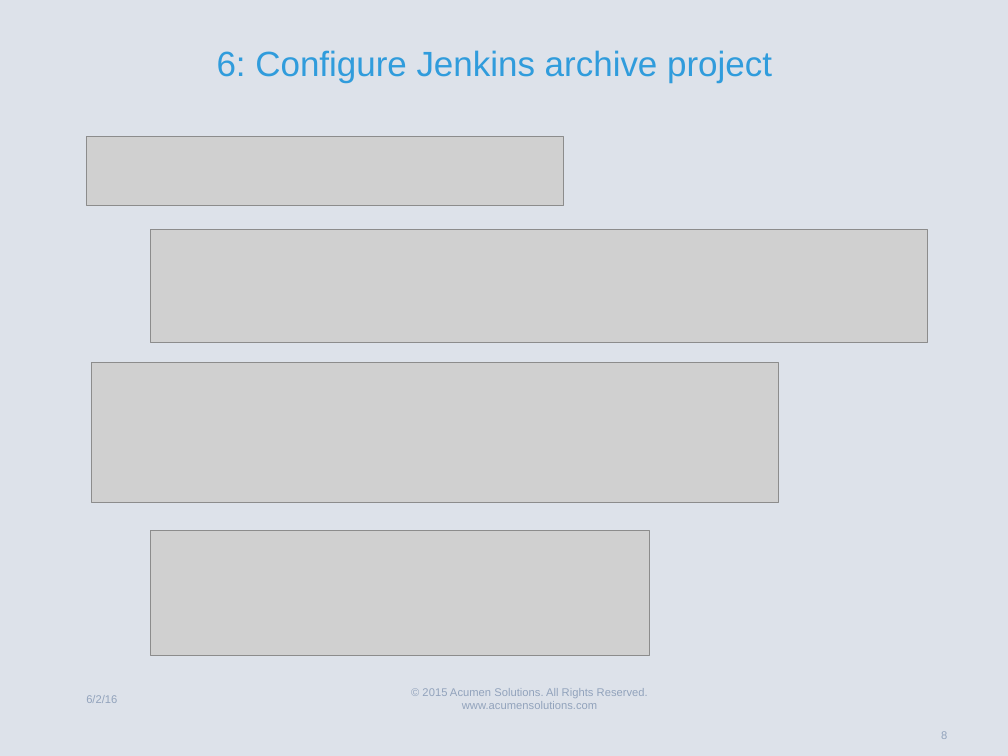
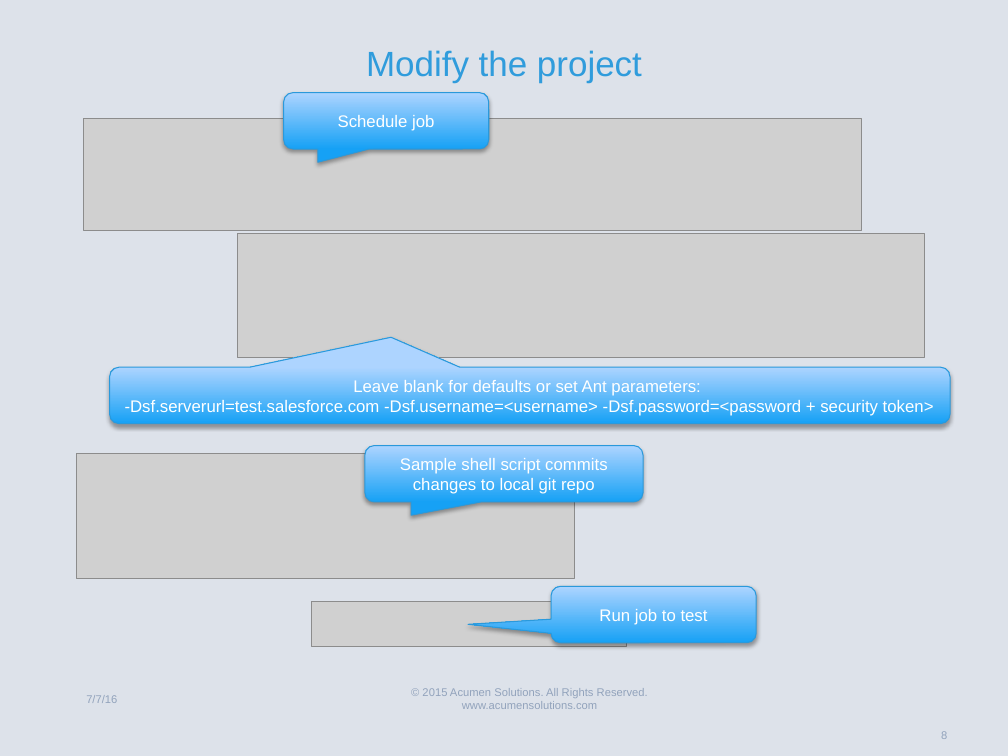
Before and after one commit to gary-hamilton/SalesforceDevTrackingExample, a slide deck: slide 8 of SalesforceDevTrackingExample.pptx. Drawn at 1008x756 pixels with LibreOffice and Linux fonts; fonts in the diff are those of the drawing; grey boxes stand for pictures. Boxes give left, top, right and bottom in pixels: in the first picture for what was removed or moved away, otherwise in the second. Text is boxed around its words. In the diff, an @@ line names an element or a change of style, - is before the commit and + after.

```diff
--- a/SalesforceDevTrackingExample.pptx
+++ b/SalesforceDevTrackingExample.pptx
@@ title at bbox=[366, 50, 642, 83]: text changed @@
-6: Configure Jenkins archive project
+Modify the project
@@ picture: place and size @@
-picture at bbox=[150, 230, 927, 343]
+picture at bbox=[84, 118, 861, 231]
@@ rounded speech box added at bbox=[283, 93, 488, 149], fill gradient #16A3F6 to #AED4FF, outline #2B9ADB 0.75 pt, 12 pt, text #FFFFFF @@
+Schedule job
@@ picture removed at bbox=[87, 137, 564, 207] @@
@@ picture added at bbox=[238, 234, 924, 358] @@
@@ picture removed at bbox=[92, 363, 778, 503] @@
@@ rounded speech box added at bbox=[110, 367, 951, 423], fill gradient #16A3F6 to #AED4FF, outline #2B9ADB 0.75 pt, 12 pt, text #FFFFFF @@
+Leave blank for defaults or set Ant parameters:
+-Dsf.serverurl=test.salesforce.com -Dsf.username=<username> -Dsf.password=<password + security token>
@@ rounded speech box added at bbox=[365, 446, 643, 502], fill gradient #16A3F6 to #AED4FF, outline #2B9ADB 0.75 pt, 12 pt, text #FFFFFF @@
+Sample shell script commits changes to local git repo
@@ picture: place and size @@
-picture at bbox=[150, 530, 649, 655]
+picture at bbox=[77, 454, 576, 579]
@@ rounded speech box added at bbox=[551, 587, 756, 643], fill gradient #16A3F6 to #AED4FF, outline #2B9ADB 0.75 pt, 12 pt, text #FFFFFF @@
+Run job to test
@@ picture added at bbox=[311, 602, 626, 646] @@
@@ text at bbox=[86, 695, 117, 703]: text changed @@
-6/2/16
+7/7/16
```
Also in this commit, not shown: 2 other slides changed, 5 slides added, 5 slides removed.
